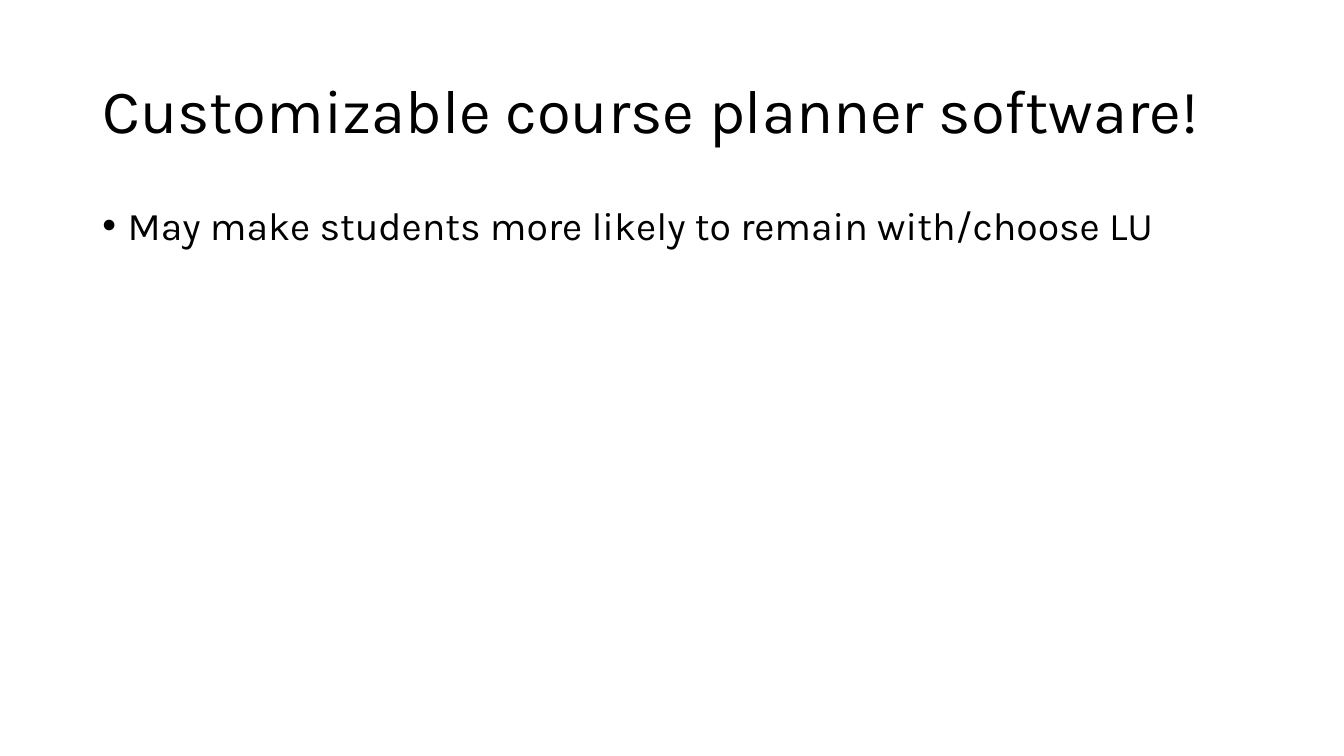
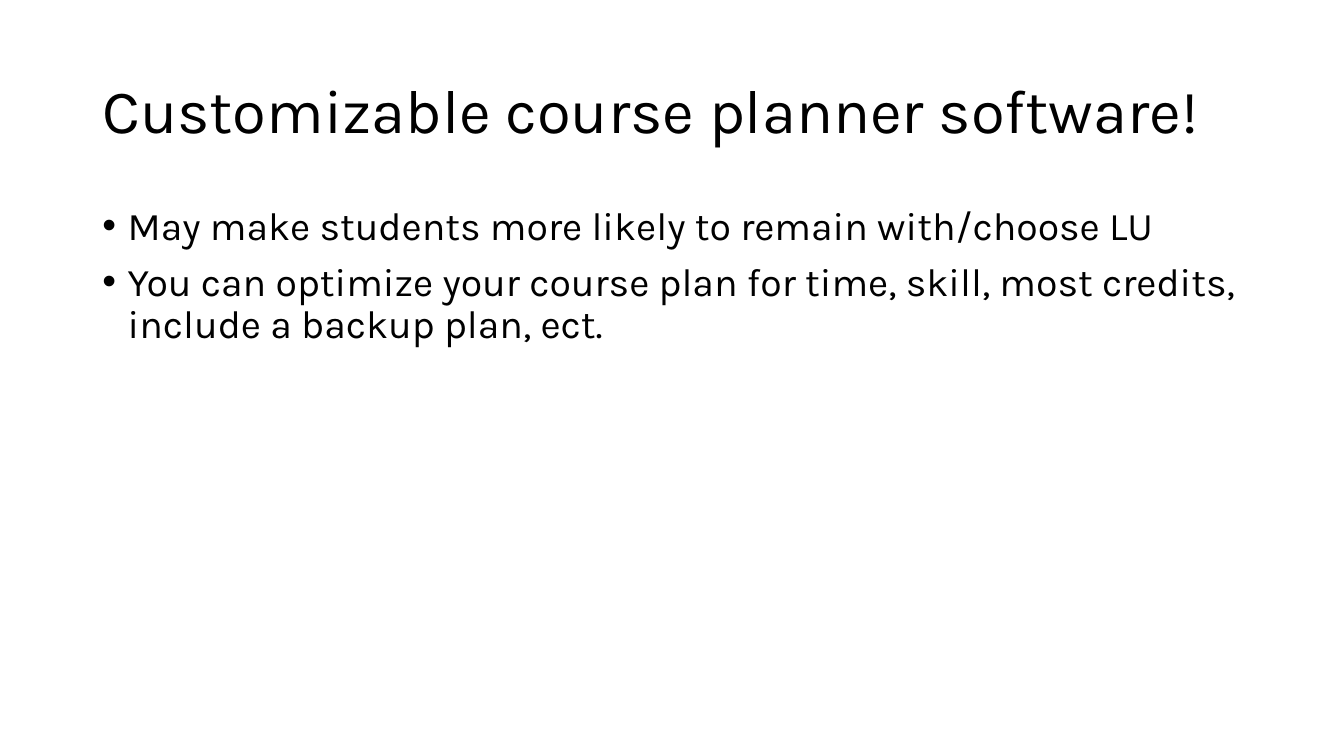
Before and after one commit to calder46/Source-Website, a slide deck: slide 7 of The art and science of developing interesting solutions.pptx (slide 6 before the commit). Drawn at 1344x756 pixels with LibreOffice and Linux fonts; fonts in the diff are those of the drawing. Boxes give left, top, right and bottom in pixels: in the first picture for what was removed or moved away, otherwise in the second. Text is boxed around its words. In the diff, an @@ line names an element or a change of style, - is before the commit and + after.

Commit message:
Added powerpoint (for real this time)

```diff
--- a/The art and science of developing interesting solutions.pptx
+++ b/The art and science of developing interesting solutions.pptx
@@ text at box(128, 269, 1235, 348): paragraph added @@
+• You can optimize your course plan for time, skill, most credits, include a backup plan, ect.
```
Also in this commit, not shown: 2 other slides changed, 1 slide added.
